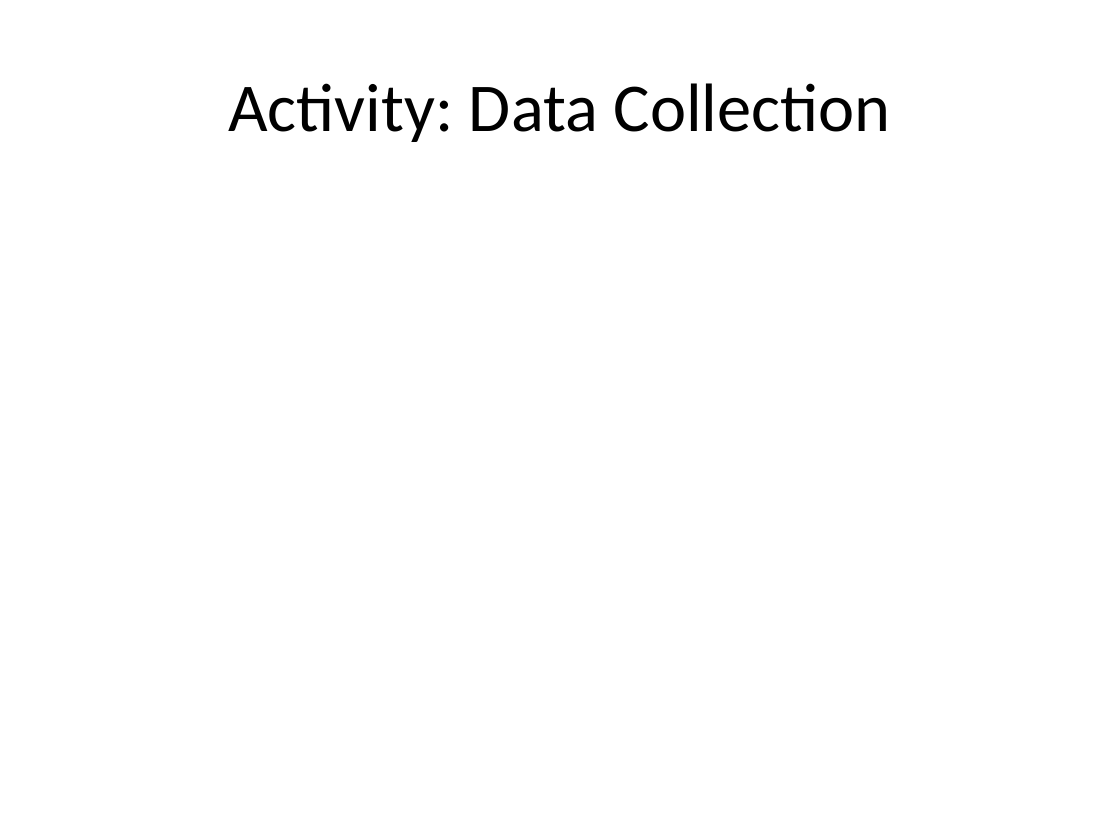
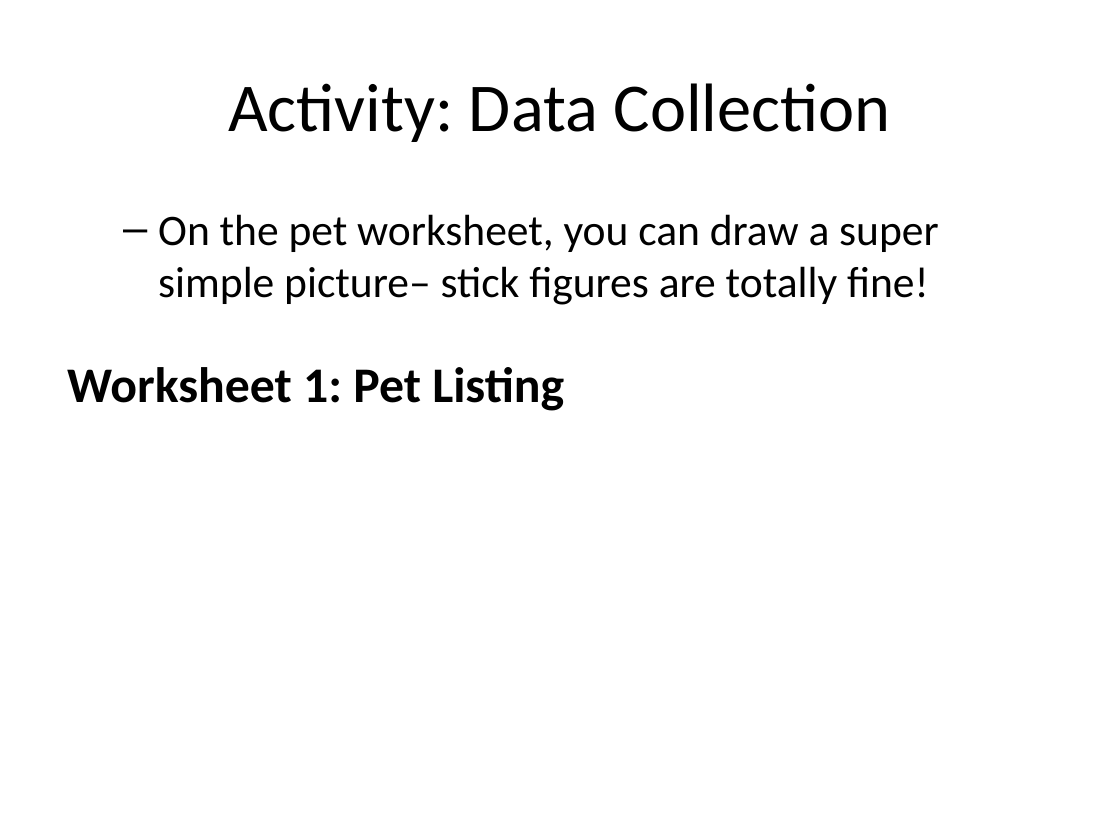
Before and after one commit to mr-eggleton/web-lit-core, a slide deck: slide 5 of powerpoints/10-web-builders.pptx. Drawn at 1120x840 pixels with LibreOffice and Linux fonts; fonts in the diff are those of the drawing. Boxes give left, top, right and bottom in pixels: in the first picture for what was removed or moved away, otherwise in the second. Text is boxed around its words. In the diff, an @@ line names an element or a change of style, - is before the commit and + after.

```diff
--- a/powerpoints/10-web-builders.pptx
+++ b/powerpoints/10-web-builders.pptx
@@ text added at (67, 214, 939, 411), 28 pt, text #000000 @@
+  – On the pet worksheet, you can draw a super simple picture– stick figures are totally fine!
+Worksheet 1: Pet Listing
```
Also in this commit, not shown: 1 other slide changed, 3 slides added, 4 other files.
